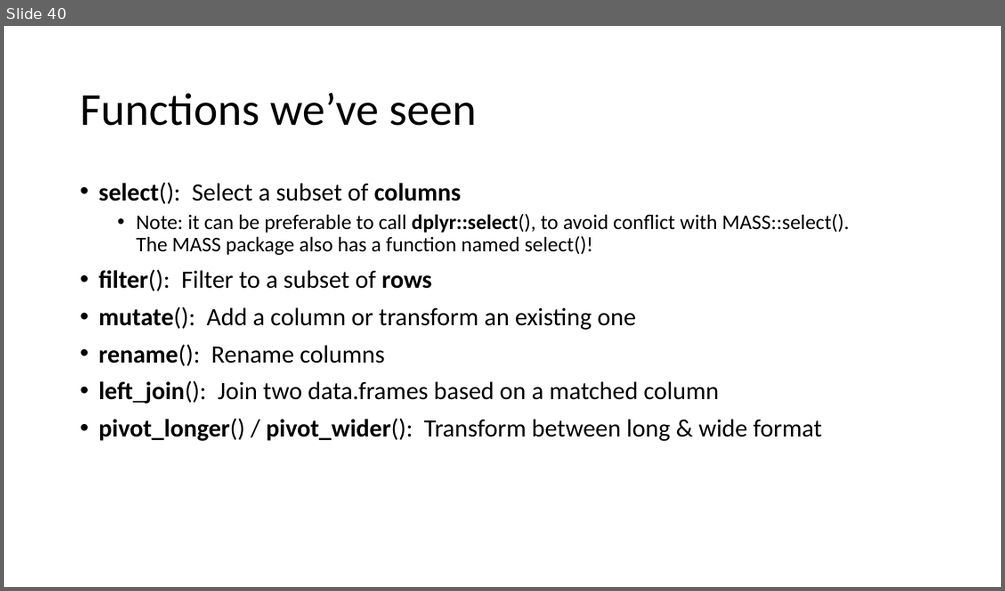
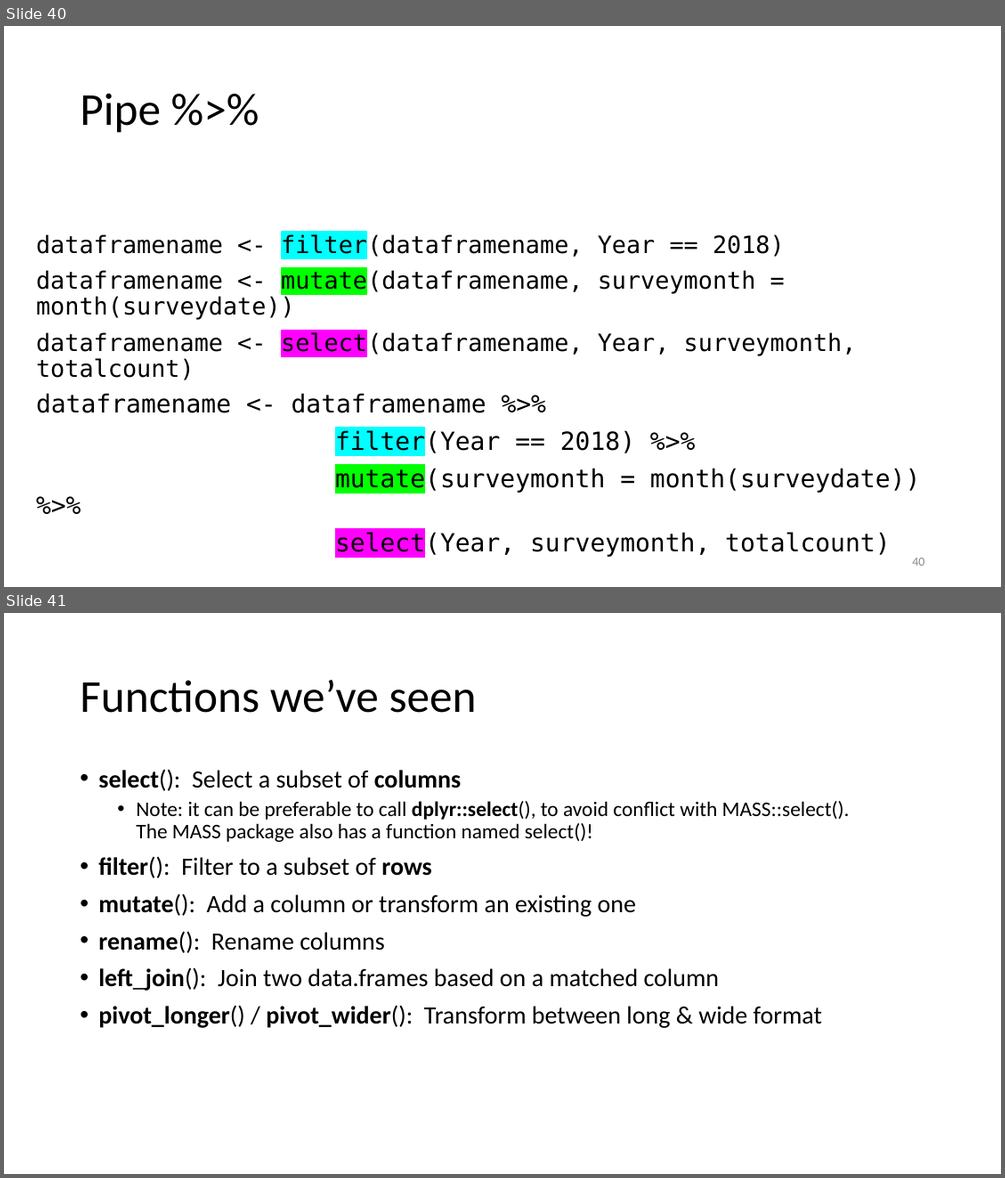
Before and after one commit to justinpriest/ADFG_R_Intro_Workshop, a slide deck: presentations/6 - Data Manipulation with tidyverse.pptx. Shown one above the other, each under a label of ours: slide 40 before the commit, slides 40 and 41 after it. The pictures are 1005x591 and 1005x1178 pixels, drawn with LibreOffice and Linux fonts; fonts in the diff are those of the drawing. Boxes give left, top, right and bottom in pixels: in the first picture for what was removed or moved away, otherwise in the second. Text is boxed around its words. In the diff, an @@ line names an element or a change of style, - is before the commit and + after.

```diff
--- a/presentations/6 - Data Manipulation with tidyverse.pptx
+++ b/presentations/6 - Data Manipulation with tidyverse.pptx
@@ slide 40 added at [4, 26, 1001, 587], background #FFFFFF @@
@@ title added at [80, 93, 161, 133], 44 pt, text #000000 @@
+Pipe %>%
@@ text added at [36, 233, 857, 380], 23 pt, text #000000 @@
+dataframename <- filter(dataframename, Year == 2018)
+dataframename <- mutate(dataframename, surveymonth = month(surveydate))
+dataframename <- select(dataframename, Year, surveymonth, totalcount)
@@ text added at [36, 393, 920, 556], 24 pt, text #000000 @@
+dataframename <- dataframename %>%
+filter(Year == 2018) %>%
+mutate(surveymonth = month(surveydate)) %>%
+select(Year, surveymonth, totalcount)
@@ page number added at [912, 557, 924, 565], 12 pt, text #8C8C8C @@
+40
@@ what was slide 40 is now slide 41 @@
```
Also in this commit, not shown: 21 slides changed, 1 other slide added, 1 slide removed.
